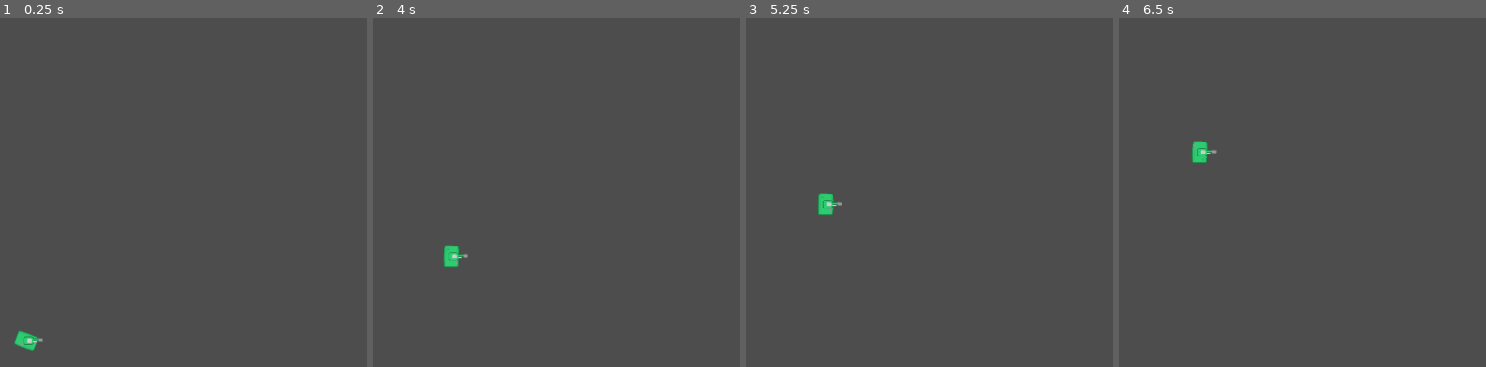
Above: before the commit, frames 1-4 (left to right).
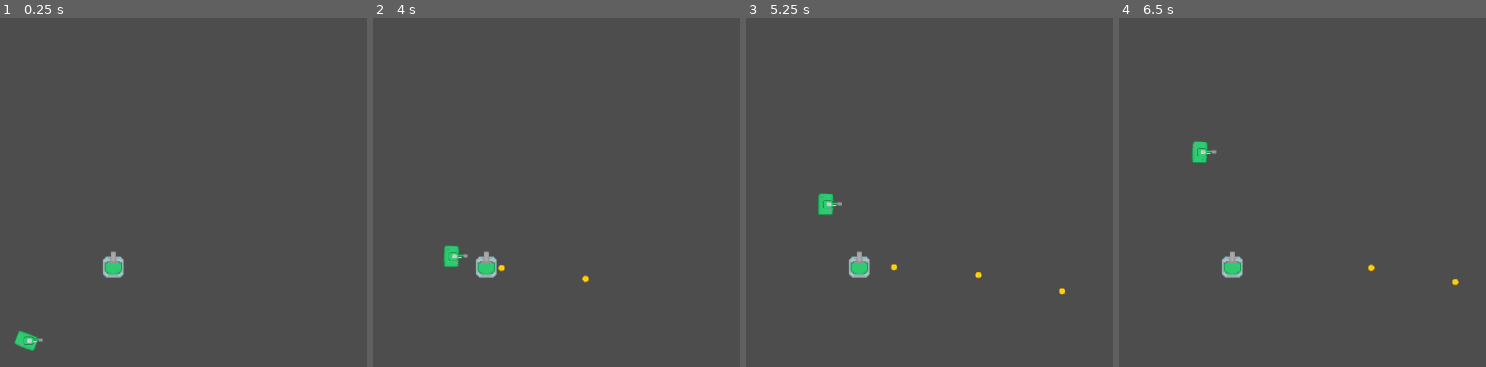
Above: after the commit, the same moments.

Repository: absolve/machine-TD
Game: Godot game, scene res://scene/map.tscn
The game is run twice, just before and just after one commit, with the same random seed, the same clock (stepped at 60 frames per second) and the same inputs. This scene is started directly instead of the project's main scene.
Inputs:
- Up to frame 1 (0.25 s): no input
- Up to frame 2 (4 s): tap Enter at 1.25 s
- Up to frame 3 (5.25 s): no input
- Up to frame 4 (6.5 s): no input

The runs differ from the first frame. In frame 1, 0.4% of the frame differs, in the area x 28-34%, y 66-75%; in frame 2, 0.4%; in frame 3, 0.4%, in the area x 28-87%, y 66-80%; in frame 4, 0.4%.

Commit message:
更新功能

Diff:
--- /dev/null
+++ b/machine-td/autoload/game.gd
@@ -0,0 +1,12 @@
+extends Node
+
+enum bulletType{
+	player,enemy
+}
+
+
+var map=null
+
+func addObj(obj):
+	if map:
+		map.add_child(obj)
--- a/machine-td/project.godot
+++ b/machine-td/project.godot
@@ -15,6 +15,10 @@
 config/features=PackedStringArray("4.5", "GL Compatibility")
 config/icon="res://icon.svg"
 
+[autoload]
+
+Game="*res://autoload/game.gd"
+
 [display]
 
 window/size/viewport_width=1920
@@ -27,6 +31,7 @@
 
 2d_physics/layer_1="tower"
 2d_physics/layer_2="enemy"
+2d_physics/layer_3="bullet"
 
 [rendering]
 
--- a/machine-td/scene/Tower.tscn
+++ b/machine-td/scene/Tower.tscn
@@ -1,11 +1,6 @@
-[gd_scene load_steps=4 format=3 uid="uid://c7fck7k88qhrn"]
+[gd_scene load_steps=2 format=3 uid="uid://c7fck7k88qhrn"]
 
 [ext_resource type="Script" uid="uid://dbvhmj1j0f0i4" path="res://script/tower.gd" id="1_nxw3l"]
-
-[sub_resource type="CircleShape2D" id="CircleShape2D_nxw3l"]
-radius = 50.0
-
-[sub_resource type="CircleShape2D" id="CircleShape2D_5eujo"]
 
 [node name="Tower" type="Node2D"]
 script = ExtResource("1_nxw3l")
@@ -15,11 +10,14 @@
 [node name="radar" type="Area2D" parent="."]
 
 [node name="CollisionShape2D" type="CollisionShape2D" parent="radar"]
-shape = SubResource("CircleShape2D_nxw3l")
 
 [node name="turret" type="AnimatedSprite2D" parent="."]
 
 [node name="mouseArea" type="Area2D" parent="."]
 
 [node name="CollisionShape2D" type="CollisionShape2D" parent="mouseArea"]
-shape = SubResource("CircleShape2D_5eujo")
+
+[node name="delay" type="Timer" parent="."]
+one_shot = true
+
+[connection signal="timeout" from="delay" to="." method="_on_delay_timeout"]
--- a/machine-td/scene/enemy.tscn
+++ b/machine-td/scene/enemy.tscn
@@ -8,6 +8,8 @@
 [node name="base" type="AnimatedSprite2D" parent="."]
 
 [node name="body" type="Area2D" parent="."]
+collision_layer = 2
+collision_mask = 4
 
 [node name="shape" type="CollisionShape2D" parent="body"]
 
--- a/machine-td/scene/gunBullet.tscn
+++ b/machine-td/scene/gunBullet.tscn
@@ -22,6 +22,8 @@
 }]
 
 [node name="bullet" instance=ExtResource("1_1ru8m")]
+collision_layer = 4
+collision_mask = 2
 script = ExtResource("2_edk6p")
 
 [node name="shape" parent="." index="0"]
--- a/machine-td/scene/gunTower.tscn
+++ b/machine-td/scene/gunTower.tscn
@@ -19,6 +19,9 @@
 "speed": 5.0
 }]
 
+[sub_resource type="CircleShape2D" id="CircleShape2D_5i26j"]
+radius = 200.0
+
 [sub_resource type="AtlasTexture" id="AtlasTexture_5i26j"]
 atlas = ExtResource("3_k8n1u")
 region = Rect2(1216, 640, 64, 64)
@@ -34,6 +37,8 @@
 "speed": 5.0
 }]
 
+[sub_resource type="CircleShape2D" id="CircleShape2D_k8n1u"]
+
 [node name="Tower" instance=ExtResource("1_64uc6")]
 script = ExtResource("2_i5mjb")
 
@@ -41,7 +46,10 @@
 sprite_frames = SubResource("SpriteFrames_i5mjb")
 
 [node name="radar" parent="." index="1"]
-visible = false
+collision_mask = 2
+
+[node name="CollisionShape2D" parent="radar" index="0"]
+shape = SubResource("CircleShape2D_5i26j")
 
 [node name="turret" parent="." index="2"]
 sprite_frames = SubResource("SpriteFrames_k8n1u")
@@ -49,3 +57,9 @@
 
 [node name="mouseArea" parent="." index="3"]
 visible = false
+
+[node name="CollisionShape2D" parent="mouseArea" index="0"]
+shape = SubResource("CircleShape2D_k8n1u")
+
+[connection signal="area_entered" from="radar" to="." method="_on_radar_area_entered"]
+[connection signal="area_exited" from="radar" to="." method="_on_radar_area_exited"]
--- a/machine-td/scene/map.tscn
+++ b/machine-td/scene/map.tscn
@@ -1,8 +1,9 @@
-[gd_scene load_steps=7 format=4 uid="uid://c0rd5oseij63o"]
+[gd_scene load_steps=8 format=4 uid="uid://c0rd5oseij63o"]
 
 [ext_resource type="Script" uid="uid://cgdxoyy80vpqi" path="res://script/map.gd" id="1_rgtto"]
 [ext_resource type="Texture2D" uid="uid://b85d7hnm7nf8j" path="res://sprite/towerDefense_tilesheet.png" id="2_wpp1k"]
 [ext_resource type="PackedScene" uid="uid://bf8vkrw335d0" path="res://scene/miniTank.tscn" id="3_h0nt1"]
+[ext_resource type="PackedScene" uid="uid://di6u5yfi44083" path="res://scene/gunTower.tscn" id="4_nf54y"]
 
 [sub_resource type="TileSetAtlasSource" id="TileSetAtlasSource_h0nt1"]
 texture = ExtResource("2_wpp1k")
@@ -331,3 +332,6 @@
 
 [node name="enemy" parent="." instance=ExtResource("3_h0nt1")]
 position = Vector2(352, 1008)
+
+[node name="Tower" parent="." instance=ExtResource("4_nf54y")]
+position = Vector2(584, 840)
--- a/machine-td/script/bullet.gd
+++ b/machine-td/script/bullet.gd
@@ -3,3 +3,6 @@
 
 var speed=Vector2.ZERO #速度
 var target=null  #目标
+var timer=0
+var lifetime=0 #存活时间
+var angle=0  #角度
--- a/machine-td/script/gun_bullet.gd
+++ b/machine-td/script/gun_bullet.gd
@@ -1 +1,13 @@
 extends "res://script/bullet.gd"
+
+
+func _ready():
+	lifetime=3
+	speed=Vector2(200,0).rotated(angle)
+
+
+func _physics_process(delta):
+	timer+=delta
+	position+=speed*delta
+	if timer>lifetime:
+		queue_free()
--- a/machine-td/script/gun_tower.gd
+++ b/machine-td/script/gun_tower.gd
@@ -1 +1,36 @@
 extends "res://script/tower.gd"
+
+var bullet=preload("res://scene/gunBullet.tscn")
+
+func _ready():
+	delay=1
+	delayTimer.wait_time=delay
+	pass
+
+func _physics_process(_delta):
+	var temp=getTarget()
+	if temp:
+		fire(temp)
+		pass
+	pass
+
+func fire(t):
+	print("fire")
+	if canShot:
+		var temp=bullet.instantiate()
+		temp.position=global_position
+		temp.angle=global_position.angle_to(t.global_position)
+		Game.addObj(temp)
+		canShot=false
+	else:
+		if delayTimer.is_stopped():
+			delayTimer.start()
+
+
+func _on_radar_area_entered(area):
+	target.push_back(area)
+	print(1111)
+
+
+func _on_radar_area_exited(area):
+	target.erase(area)
--- a/machine-td/script/map.gd
+++ b/machine-td/script/map.gd
@@ -7,6 +7,7 @@
 var points=[]
 
 func _ready():
+	Game.map=self
 	points=path.curve.get_baked_points()
 	#print(points)
 	enemy.points=points
--- a/machine-td/script/tower.gd
+++ b/machine-td/script/tower.gd
@@ -4,10 +4,24 @@
 var hp  #防御塔血量
 var radarScope=50 #雷达范围
 var delay=0.1 #开火延迟
-
-
+var target=[] #目标集合
+var canShot=false
 
 @onready var rader=$radar
 @onready var base=$base
 @onready var turret=$turret
 @onready var mouseArea=$mouseArea
+@onready var delayTimer=$delay
+
+func getTarget():
+	var temp=null
+	if target.size()==1:
+		temp=target[0]
+	elif target.size()>1:
+		temp=target[0]
+
+	return temp
+
+
+func _on_delay_timeout():
+	canShot=true
Not shown, added: machine-td/autoload/game.gd.uid
Not shown: 1 places in machine-td/scene/gunTower.tscn that only renumber resources
